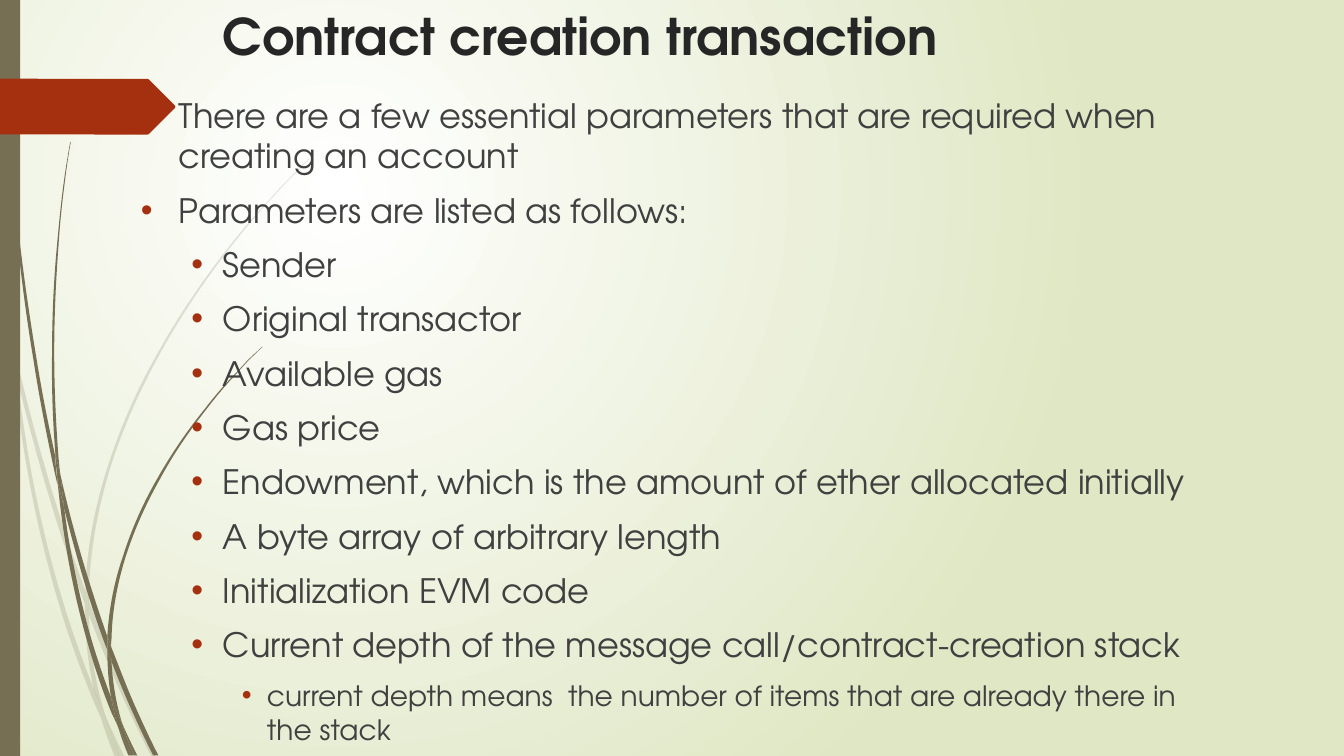
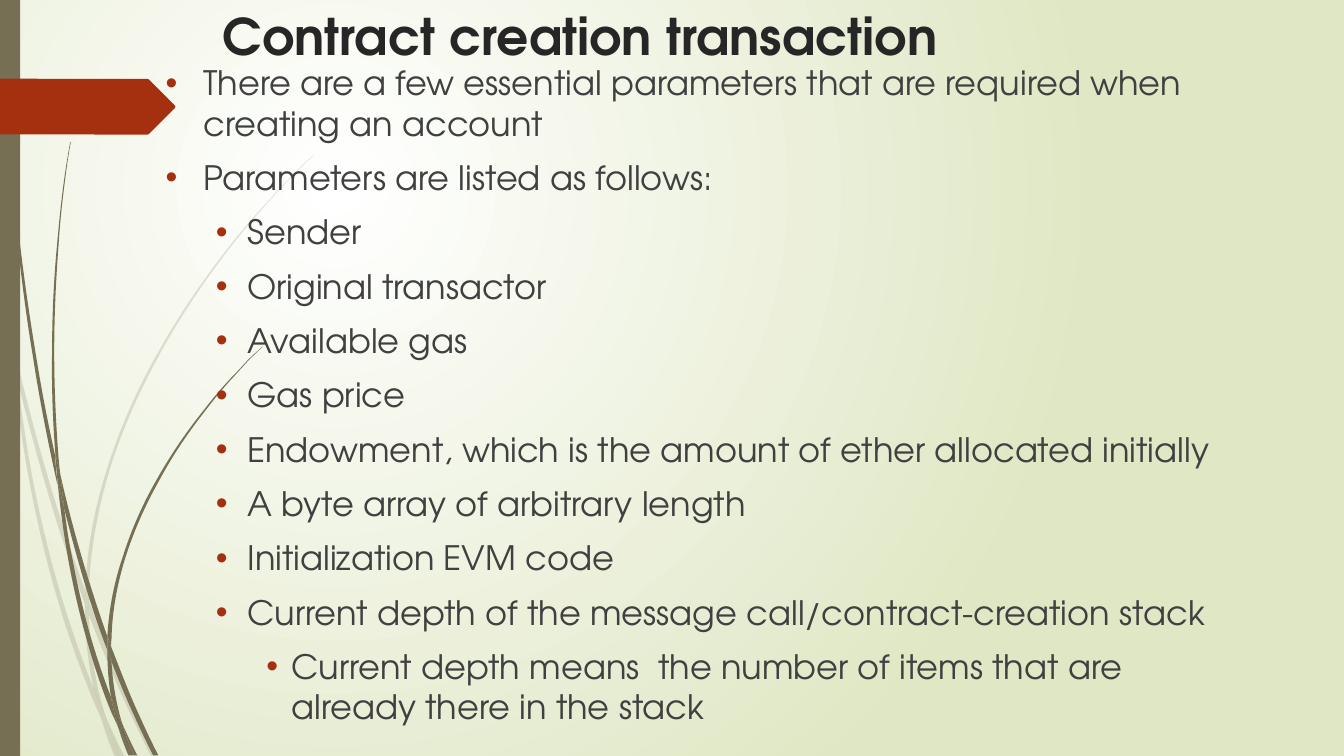
Before and after one commit to sarangparikh22/nmit-blockchain, a slide deck: slide 36 of Distributed Systems 101/Ethereum 101.pptx. Drawn at 1344x756 pixels with LibreOffice and Linux fonts; fonts in the diff are those of the drawing. Boxes give left, top, right and bottom in pixels: in the first picture for what was removed or moved away, otherwise in the second. Text is boxed around its words. In the diff, an @@ line names an element or a change of style, - is before the commit and + after.

```diff
--- a/Distributed Systems 101/Ethereum 101.pptx
+++ b/Distributed Systems 101/Ethereum 101.pptx
@@ text "There are a few essential ...": place and size @@
-text "There are a few essential ..." at [179,103,1184,741]
+text "There are a few essential ..." at [203,70,1209,726]
@@ text at [292,653,1122,726]: text changed; size 20 to 24 pt @@
-    • current depth means the number of items that are already there in the stack
+    • Current depth means the number of items that are already there in the stack
```
Also in this commit, not shown: 3 other slides changed, 91 slides added, 1 other file.
